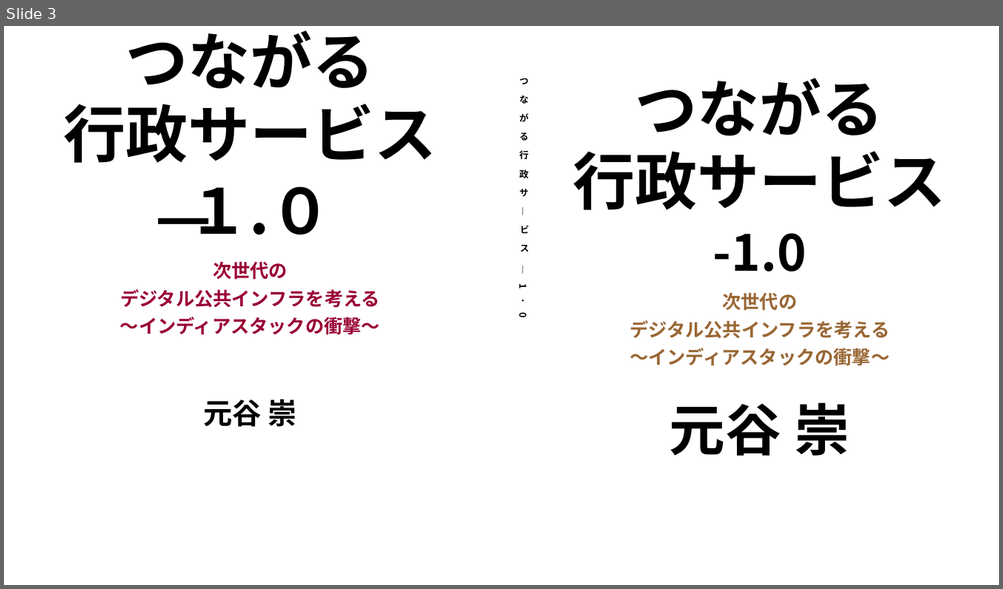
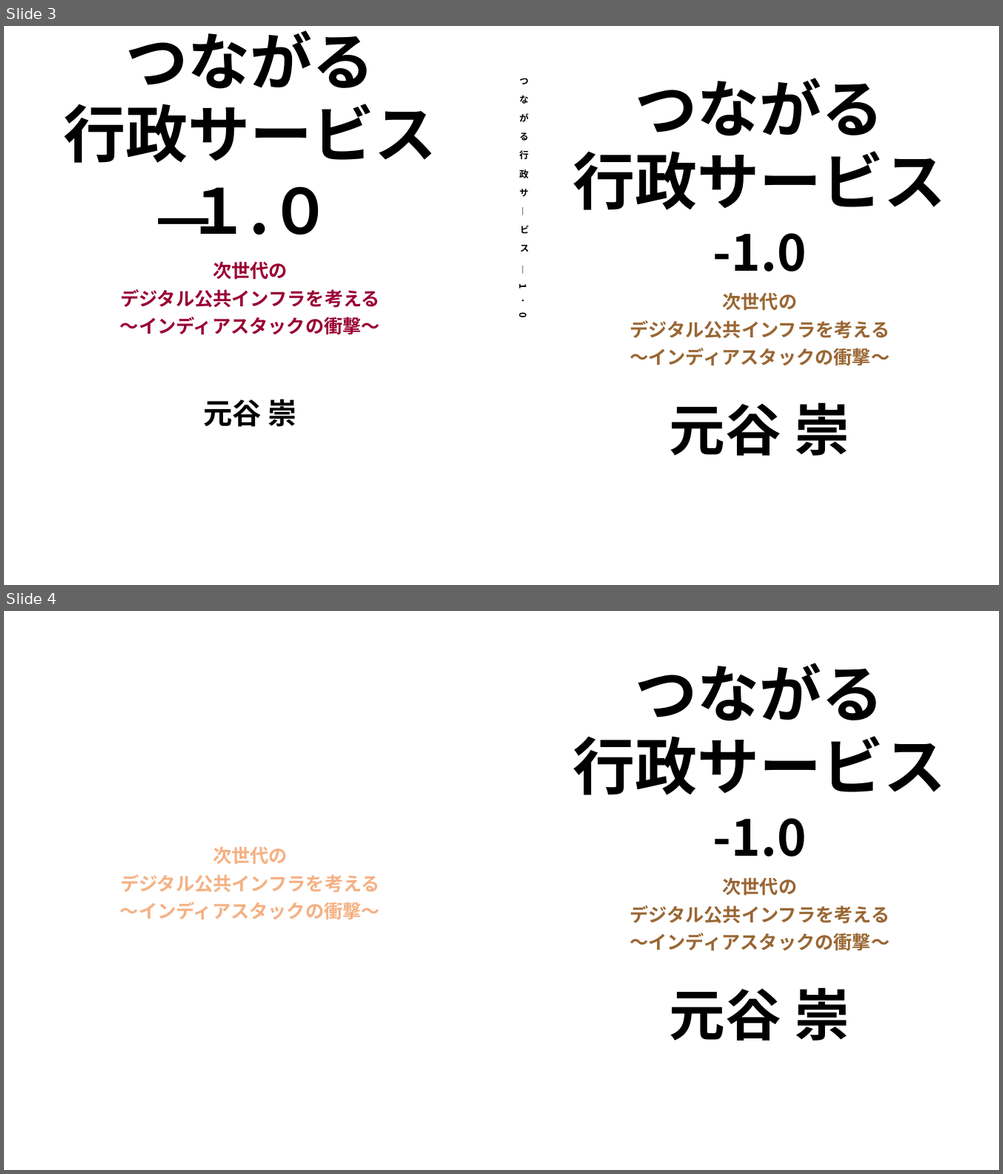
Before and after one commit to MotoyaTakashi/connected-onestop-in-gov-info, a slide deck: 第92部_出版/表紙.pptx. Shown one above the other, each under a label of ours: slide 3 before the commit, slides 3 and 4 after it. The pictures are 1003x589 and 1003x1174 pixels, drawn with LibreOffice and Linux fonts; fonts in the diff are those of the drawing. Boxes give left, top, right and bottom in pixels: in the first picture for what was removed or moved away, otherwise in the second. Text is boxed around its words. In the diff, an @@ line names an element or a change of style, - is before the commit and + after.

```diff
--- a/第92部_出版/表紙.pptx
+++ b/第92部_出版/表紙.pptx
@@ slide 4 added at (4,611,999,1170), background #FFFFFF @@
@@ text added at (635,663,884,721), 60 pt, text #000000, bold @@
+つながる
@@ text added at (573,736,946,795), 60 pt, text #000000, bold @@
+行政サービス
@@ text added at (21,767,346,868), 60 pt, text #FFFFFF, bold @@
+—
@@ text added at (713,818,806,857), 48 pt, text #000000, bold @@
+-1.0
@@ text added at (120,874,380,892), 18 pt, text #F4B183, bold @@
+次世代の
+デジタル公共インフラを考える
@@ text added at (629,877,889,924), 18 pt, text #996633, bold @@
+次世代の
+デジタル公共インフラを考える
@@ text added at (120,902,380,920), 18 pt, text #F4B183, bold @@
+～インディアスタックの衝撃～
@@ text added at (629,933,889,951), 18 pt, text #996633, bold @@
+～インディアスタックの衝撃～
@@ text added at (669,988,850,1041), 54 pt, text #000000, bold @@
+元谷 崇
```
Also in this commit, not shown: 2 other files.
